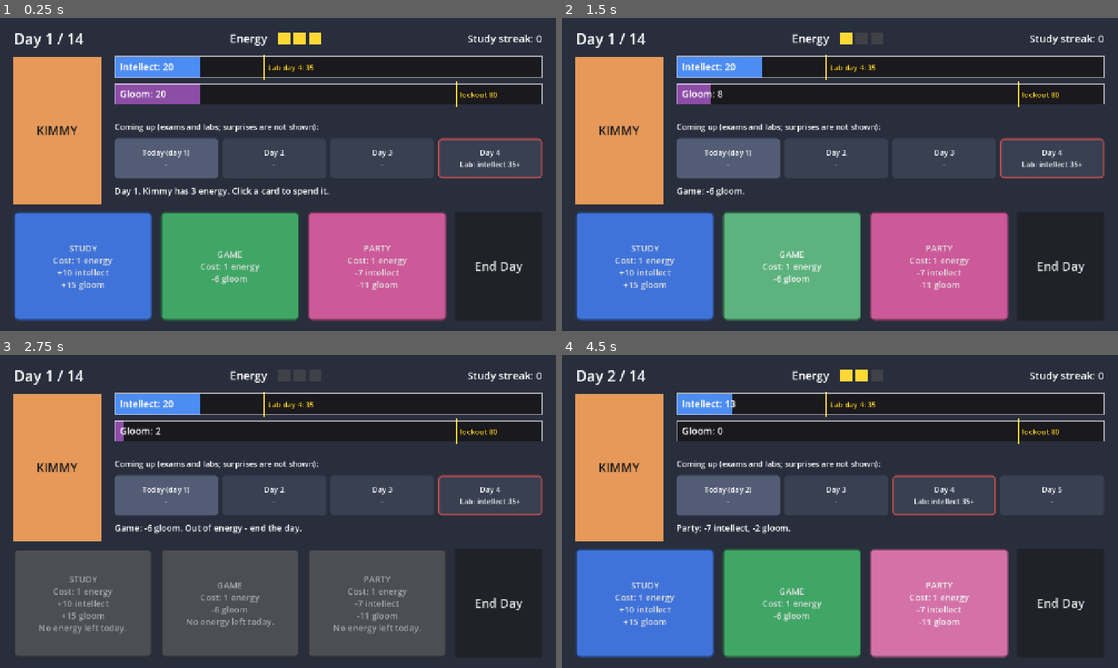
Above: before the commit, frames 1-4 (two rows, left to right).
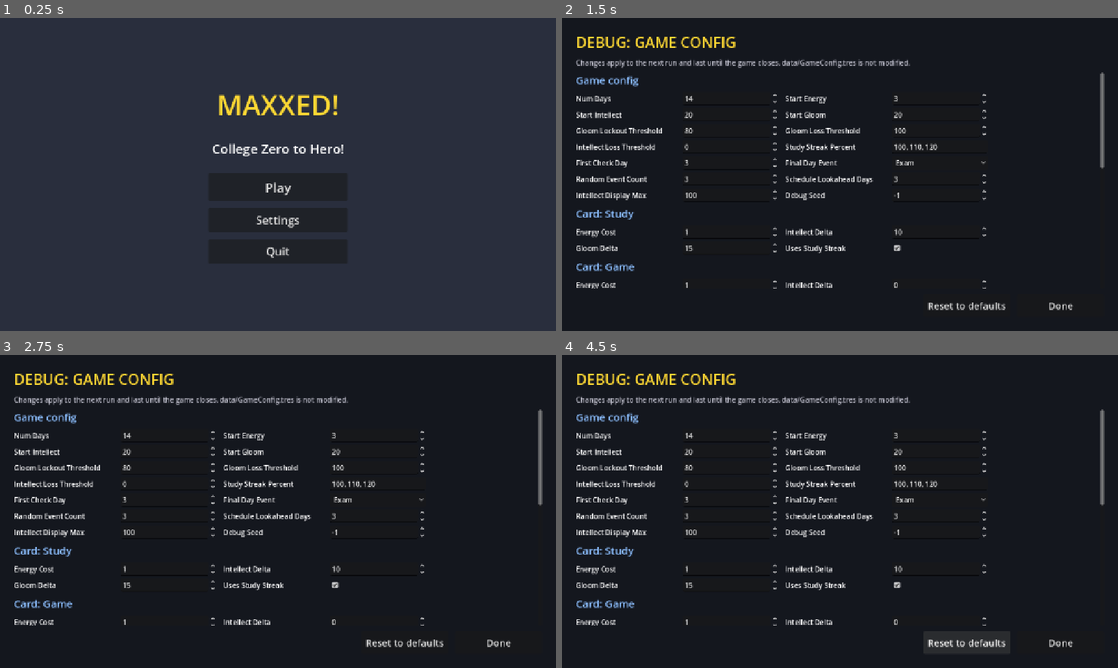
Above: after the commit, the same moments.

Repository: GehuRebus/MAXXED-zero-to-hero
Game: Godot game, scene res://scenes/start_menu.tscn
The game is run twice, just before and just after one commit, with the same random seed, the same clock (stepped at 60 frames per second) and the same inputs. Before the commit the project starts from res://scenes/main.tscn.
Inputs (mouse positions are in pixels of both pictures, inside the frame that each line leads up to):
- Up to frame 1 (0.25 s): no input
- Up to frame 2 (1.5 s): click (840, 221) at 0.5 s, where only the run after the commit has a clickable "Settings"; click (840, 215) at 1.25 s, where only the run after the commit has a clickable "Debug: game config"
- Up to frame 3 (2.75 s): click (278, 583) at 2 s, where only the run after the commit has a clickable "Back"
- Up to frame 4 (4.5 s): click (1062, 602) at 2.75 s, where only the run before the commit has a clickable "End Day"; click (940, 498) at 3.5 s, where only the run after the commit has a clickable "Exam"; click (967, 642) at 4.25 s, where only the run after the commit has a clickable "Reset to defaults"

The runs differ from the first frame. In frame 1, 50% of the frame differs, in the area x 2-98%, y 4-97%; in frame 2, 87%, in the area x 0-100%, y 0-100%; in frame 3, 86%; in frame 4, 86%.

Commit message:
Start menu, settings, and in-game debug config menu
- Start menu (Play / Settings / Quit) is now the main scene
- Menu button on the game screen; Main menu button on end screens
- GameSession holds a deep copy of GameConfig.tres for the session
- Settings -> Debug: game config (debug builds only): edit GameConfig,
  card and event tuning values; fields generated from exported
  properties; applies to the next run; session only, never writes
  GameConfig.tres; Reset to defaults
- 93 tests

Co-Authored-By: Claude Opus 5.5 <noreply@anthropic.com>

Diff:
--- a/project.godot
+++ b/project.godot
@@ -11,7 +11,7 @@
 [application]
 
 config/name="MAXXED! College Zero to Hero!"
-run/main_scene="res://scenes/main.tscn"
+run/main_scene="res://scenes/start_menu.tscn"
 config/features=PackedStringArray("4.7")
 
 [display]
--- /dev/null
+++ b/scenes/debug_menu.tscn
@@ -0,0 +1,12 @@
+[gd_scene format=3]
+
+[ext_resource type="Script" path="res://scripts/ui/debug_menu.gd" id="1_debug"]
+
+[node name="DebugMenu" type="Control"]
+layout_mode = 3
+anchors_preset = 15
+anchor_right = 1.0
+anchor_bottom = 1.0
+grow_horizontal = 2
+grow_vertical = 2
+script = ExtResource("1_debug")
--- a/scenes/game_over_overlay.tscn
+++ b/scenes/game_over_overlay.tscn
@@ -85,11 +85,23 @@
 theme_override_font_sizes/font_size = 15
 horizontal_alignment = 1
 
-[node name="RestartButton" type="Button" parent="Center/Panel/VBox"]
+[node name="Buttons" type="HBoxContainer" parent="Center/Panel/VBox"]
+layout_mode = 2
+alignment = 1
+theme_override_constants/separation = 20
+
+[node name="RestartButton" type="Button" parent="Center/Panel/VBox/Buttons"]
 unique_name_in_owner = true
 custom_minimum_size = Vector2(240, 64)
 layout_mode = 2
-size_flags_horizontal = 4
 focus_mode = 0
 theme_override_font_sizes/font_size = 28
 text = "Restart"
+
+[node name="MainMenuButton" type="Button" parent="Center/Panel/VBox/Buttons"]
+unique_name_in_owner = true
+custom_minimum_size = Vector2(200, 64)
+layout_mode = 2
+focus_mode = 0
+theme_override_font_sizes/font_size = 24
+text = "Main menu"
--- a/scenes/main.tscn
+++ b/scenes/main.tscn
@@ -74,6 +74,14 @@
 layout_mode = 2
 theme_override_font_sizes/font_size = 24
 text = "Study streak: 0"
+
+[node name="MenuButton" type="Button" parent="Margin/Layout/TopBar"]
+unique_name_in_owner = true
+custom_minimum_size = Vector2(100, 0)
+layout_mode = 2
+focus_mode = 0
+theme_override_font_sizes/font_size = 20
+text = "Menu"
 
 [node name="Middle" type="HBoxContainer" parent="Margin/Layout"]
 layout_mode = 2
--- /dev/null
+++ b/scenes/start_menu.tscn
@@ -0,0 +1,122 @@
+[gd_scene format=3]
+
+[ext_resource type="Script" path="res://scripts/ui/start_menu.gd" id="1_menu"]
+[ext_resource type="PackedScene" path="res://scenes/debug_menu.tscn" id="2_debug"]
+
+[node name="StartMenu" type="Control"]
+layout_mode = 3
+anchors_preset = 15
+anchor_right = 1.0
+anchor_bottom = 1.0
+grow_horizontal = 2
+grow_vertical = 2
+script = ExtResource("1_menu")
+
+[node name="Background" type="ColorRect" parent="."]
+layout_mode = 1
+anchors_preset = 15
+anchor_right = 1.0
+anchor_bottom = 1.0
+grow_horizontal = 2
+grow_vertical = 2
+color = Color(0.16, 0.18, 0.24, 1)
+
+[node name="Center" type="CenterContainer" parent="."]
+layout_mode = 1
+anchors_preset = 15
+anchor_right = 1.0
+anchor_bottom = 1.0
+grow_horizontal = 2
+grow_vertical = 2
+
+[node name="Stack" type="VBoxContainer" parent="Center"]
+layout_mode = 2
+theme_override_constants/separation = 36
+
+[node name="Title" type="Label" parent="Center/Stack"]
+layout_mode = 2
+theme_override_colors/font_color = Color(1, 0.85, 0.2, 1)
+theme_override_font_sizes/font_size = 64
+text = "MAXXED!"
+horizontal_alignment = 1
+
+[node name="Subtitle" type="Label" parent="Center/Stack"]
+layout_mode = 2
+theme_override_font_sizes/font_size = 30
+text = "College Zero to Hero!"
+horizontal_alignment = 1
+
+[node name="MainPanel" type="VBoxContainer" parent="Center/Stack"]
+unique_name_in_owner = true
+layout_mode = 2
+theme_override_constants/separation = 16
+
+[node name="PlayButton" type="Button" parent="Center/Stack/MainPanel"]
+unique_name_in_owner = true
+custom_minimum_size = Vector2(320, 64)
+layout_mode = 2
+size_flags_horizontal = 4
+focus_mode = 0
+theme_override_font_sizes/font_size = 30
+text = "Play"
+
+[node name="SettingsButton" type="Button" parent="Center/Stack/MainPanel"]
+unique_name_in_owner = true
+custom_minimum_size = Vector2(320, 56)
+layout_mode = 2
+size_flags_horizontal = 4
+focus_mode = 0
+theme_override_font_sizes/font_size = 26
+text = "Settings"
+
+[node name="QuitButton" type="Button" parent="Center/Stack/MainPanel"]
+unique_name_in_owner = true
+custom_minimum_size = Vector2(320, 56)
+layout_mode = 2
+size_flags_horizontal = 4
+focus_mode = 0
+theme_override_font_sizes/font_size = 26
+text = "Quit"
+
+[node name="SettingsPanel" type="VBoxContainer" parent="Center/Stack"]
+unique_name_in_owner = true
+visible = false
+layout_mode = 2
+theme_override_constants/separation = 16
+
+[node name="SettingsTitle" type="Label" parent="Center/Stack/SettingsPanel"]
+layout_mode = 2
+theme_override_font_sizes/font_size = 32
+text = "Settings"
+horizontal_alignment = 1
+
+[node name="NoSettingsLabel" type="Label" parent="Center/Stack/SettingsPanel"]
+unique_name_in_owner = true
+layout_mode = 2
+theme_override_colors/font_color = Color(0.7, 0.7, 0.75, 1)
+theme_override_font_sizes/font_size = 20
+text = "Nothing to configure yet."
+horizontal_alignment = 1
+
+[node name="DebugButton" type="Button" parent="Center/Stack/SettingsPanel"]
+unique_name_in_owner = true
+custom_minimum_size = Vector2(320, 56)
+layout_mode = 2
+size_flags_horizontal = 4
+focus_mode = 0
+theme_override_font_sizes/font_size = 26
+text = "Debug: game config"
+
+[node name="BackButton" type="Button" parent="Center/Stack/SettingsPanel"]
+unique_name_in_owner = true
+custom_minimum_size = Vector2(320, 56)
+layout_mode = 2
+size_flags_horizontal = 4
+focus_mode = 0
+theme_override_font_sizes/font_size = 26
+text = "Back"
+
+[node name="DebugMenu" parent="." instance=ExtResource("2_debug")]
+unique_name_in_owner = true
+visible = false
+layout_mode = 1
--- /dev/null
+++ b/scripts/core/game_session.gd
@@ -0,0 +1,26 @@
+class_name GameSession
+extends RefCounted
+## The GameConfig used by runs this session. It's a deep copy of
+## data/GameConfig.tres, so the debug menu can edit it freely: changes last
+## until the game closes and never touch the shipped data files.
+
+const CONFIG_PATH := "res://data/GameConfig.tres"
+
+static var _config: GameConfig
+
+
+static func config() -> GameConfig:
+	if _config == null:
+		reset()
+	return _config
+
+
+## Throws away debug edits and starts again from the shipped values.
+static func reset() -> void:
+	var shipped := load(CONFIG_PATH) as GameConfig
+	_config = shipped.duplicate_deep(Resource.DEEP_DUPLICATE_ALL) as GameConfig
+
+
+## The debug menu only exists in debug builds (editor runs, debug exports).
+static func debug_tools_enabled() -> bool:
+	return OS.is_debug_build()
--- /dev/null
+++ b/scripts/ui/debug_menu.gd
@@ -0,0 +1,208 @@
+class_name DebugMenu
+extends Control
+## In-game editor for the session's GameConfig, its cards and its events.
+## Fields are generated from exported properties, so new tuning values show
+## up automatically. Edits apply to the next run and last until the game
+## closes (see GameSession).
+
+signal closed
+
+const NOTE := "Changes apply to the next run and last until the game closes. data/GameConfig.tres is not modified."
+const INVALID_COLOR := Color(1, 0.45, 0.4, 1)
+
+## "section/property" -> editor control, e.g. "config/start_energy",
+## "card/study/gloom_delta", "event/exam/check_min". Used by tests.
+var fields: Dictionary[String, Control] = {}
+
+var _list: VBoxContainer
+var reset_button: Button
+var close_button: Button
+
+
+func _ready() -> void:
+	_build_chrome()
+	hide()
+
+
+func open() -> void:
+	rebuild()
+	show()
+
+
+func rebuild() -> void:
+	for child: Node in _list.get_children():
+		_list.remove_child(child)
+		child.free()
+	fields.clear()
+	var config := GameSession.config()
+	_add_section("Game config", config, "config")
+	for card: CardData in config.cards:
+		_add_section("Card: %s" % card.display_name, card, "card/%s" % card.id)
+	for event: EventData in config.events:
+		_add_section("Event: %s" % event.display_name, event, "event/%s" % event.id)
+
+
+# --- Building ---------------------------------------------------------------
+
+func _build_chrome() -> void:
+	set_anchors_preset(Control.PRESET_FULL_RECT)
+	var bg := ColorRect.new()
+	bg.color = Color(0.08, 0.09, 0.12, 1)
+	bg.set_anchors_preset(Control.PRESET_FULL_RECT)
+	add_child(bg)
+
+	var margin := MarginContainer.new()
+	margin.set_anchors_preset(Control.PRESET_FULL_RECT)
+	for side in ["left", "right", "top", "bottom"]:
+		margin.add_theme_constant_override("margin_" + side, 32)
+	add_child(margin)
+
+	var layout := VBoxContainer.new()
+	layout.add_theme_constant_override("separation", 12)
+	margin.add_child(layout)
+
+	var title := Label.new()
+	title.text = "DEBUG: GAME CONFIG"
+	title.add_theme_font_size_override("font_size", 34)
+	title.add_theme_color_override("font_color", Color(1, 0.85, 0.2, 1))
+	layout.add_child(title)
+
+	var note := Label.new()
+	note.text = NOTE
+	note.autowrap_mode = TextServer.AUTOWRAP_WORD_SMART
+	note.add_theme_color_override("font_color", Color(0.75, 0.75, 0.8, 1))
+	layout.add_child(note)
+
+	var scroll := ScrollContainer.new()
+	scroll.size_flags_vertical = Control.SIZE_EXPAND_FILL
+	scroll.horizontal_scroll_mode = ScrollContainer.SCROLL_MODE_DISABLED
+	layout.add_child(scroll)
+	_list = VBoxContainer.new()
+	_list.size_flags_horizontal = Control.SIZE_EXPAND_FILL
+	_list.add_theme_constant_override("separation", 10)
+	scroll.add_child(_list)
+
+	var buttons := HBoxContainer.new()
+	buttons.alignment = BoxContainer.ALIGNMENT_END
+	buttons.add_theme_constant_override("separation", 16)
+	layout.add_child(buttons)
+	reset_button = _button("Reset to defaults")
+	reset_button.pressed.connect(_on_reset)
+	buttons.add_child(reset_button)
+	close_button = _button("Done")
+	close_button.pressed.connect(_on_close)
+	buttons.add_child(close_button)
+
+
+func _add_section(title: String, res: Resource, key: String) -> void:
+	var header := Label.new()
+	header.text = title
+	header.add_theme_font_size_override("font_size", 24)
+	header.add_theme_color_override("font_color", Color(0.55, 0.75, 1, 1))
+	_list.add_child(header)
+
+	var grid := GridContainer.new()
+	grid.columns = 4
+	grid.add_theme_constant_override("h_separation", 16)
+	grid.add_theme_constant_override("v_separation", 6)
+	_list.add_child(grid)
+
+	for prop: Dictionary in res.get_property_list():
+		var usage: int = prop.usage
+		if not (usage & PROPERTY_USAGE_EDITOR) or not (usage & PROPERTY_USAGE_SCRIPT_VARIABLE):
+			continue
+		var editor := _editor_for(res, prop)
+		if editor == null:
+			continue
+		var label := Label.new()
+		label.text = String(prop.name).capitalize()
+		label.custom_minimum_size = Vector2(230, 0)
+		grid.add_child(label)
+		editor.custom_minimum_size = Vector2(220, 0)
+		grid.add_child(editor)
+		fields["%s/%s" % [key, prop.name]] = editor
+
+
+func _editor_for(res: Resource, prop: Dictionary) -> Control:
+	var prop_name: StringName = prop.name
+	var value: Variant = res.get(prop_name)
+	match prop.type:
+		TYPE_INT:
+			if prop.hint == PROPERTY_HINT_ENUM:
+				return null  # structural (event kind, checked stat), not a tuning number
+			return _int_editor(res, prop_name, value)
+		TYPE_BOOL:
+			var check := CheckBox.new()
+			check.button_pressed = value
+			check.toggled.connect(func(on: bool) -> void: res.set(prop_name, on))
+			return check
+		TYPE_ARRAY:
+			if value is Array and (value as Array).get_typed_builtin() == TYPE_INT:
+				return _int_array_editor(res, prop_name, value)
+		TYPE_OBJECT:
+			if res is GameConfig and prop_name == &"final_day_event":
+				return _final_event_editor(res as GameConfig)
+	return null
+
+
+func _int_editor(res: Resource, prop_name: StringName, value: int) -> SpinBox:
+	var spin := SpinBox.new()
+	spin.step = 1
+	spin.rounded = true
+	spin.allow_greater = true
+	spin.allow_lesser = true
+	spin.min_value = -1000
+	spin.max_value = 1000
+	spin.value = value
+	spin.value_changed.connect(func(v: float) -> void: res.set(prop_name, int(v)))
+	return spin
+
+
+func _int_array_editor(res: Resource, prop_name: StringName, value: Array) -> LineEdit:
+	var edit := LineEdit.new()
+	edit.text = ", ".join(value.map(func(v: int) -> String: return str(v)))
+	edit.placeholder_text = "comma-separated whole numbers"
+	edit.text_changed.connect(func(text: String) -> void:
+		var parsed: Array[int] = []
+		for part in text.split(",", false):
+			var trimmed := part.strip_edges()
+			if not trimmed.is_valid_int():
+				edit.add_theme_color_override("font_color", INVALID_COLOR)
+				return
+			parsed.append(trimmed.to_int())
+		edit.remove_theme_color_override("font_color")
+		res.set(prop_name, parsed))
+	return edit
+
+
+func _final_event_editor(config: GameConfig) -> OptionButton:
+	var option := OptionButton.new()
+	option.add_item("(none)")
+	var choices: Array[EventData] = [null]
+	for event: EventData in config.check_events():
+		option.add_item(event.display_name)
+		choices.append(event)
+	option.selected = maxi(choices.find(config.final_day_event), 0)
+	option.item_selected.connect(func(i: int) -> void: config.final_day_event = choices[i])
+	return option
+
+
+func _button(text: String) -> Button:
+	var button := Button.new()
+	button.text = text
+	button.custom_minimum_size = Vector2(200, 52)
+	button.focus_mode = Control.FOCUS_NONE
+	button.add_theme_font_size_override("font_size", 22)
+	return button
+
+
+# --- Actions ------------------------------------------------------------------
+
+func _on_reset() -> void:
+	GameSession.reset()
+	rebuild()
+
+
+func _on_close() -> void:
+	hide()
+	closed.emit()
--- a/scripts/ui/game_over_overlay.gd
+++ b/scripts/ui/game_over_overlay.gd
@@ -4,6 +4,7 @@
 ## offers a restart.
 
 signal restart_requested
+signal menu_requested
 
 const LOSE_COLOR := Color(1, 0.45, 0.4, 1)
 const WIN_COLOR := Color(0.45, 0.9, 0.5, 1)
@@ -14,12 +15,14 @@
 @onready var summary_label: Label = %SummaryLabel
 @onready var seed_label: Label = %SeedLabel
 @onready var restart_button: Button = %RestartButton
+@onready var menu_button: Button = %MainMenuButton
 
 var is_win: bool = false
 
 
 func _ready() -> void:
 	restart_button.pressed.connect(func() -> void: restart_requested.emit())
+	menu_button.pressed.connect(func() -> void: menu_requested.emit())
 	hide()
 
 
--- a/scripts/ui/main_screen.gd
+++ b/scripts/ui/main_screen.gd
@@ -5,7 +5,12 @@
 const PIP_FULL := Color(1, 0.85, 0.2, 1)
 const PIP_EMPTY := Color(0.25, 0.25, 0.28, 1)
 
-@export var config: GameConfig = preload("res://data/GameConfig.tres")
+const MENU_SCENE := "res://scenes/start_menu.tscn"
+
+## Leave empty to use the session config (which the debug menu edits).
+@export var config: GameConfig
+## Tests turn this off so the Menu buttons don't swap out the test scene.
+var navigate: bool = true
 
 var run: RunState
 var card_buttons: Array[CardButton] = []
@@ -22,12 +27,17 @@
 @onready var game_over_overlay: GameOverOverlay = %GameOverOverlay
 @onready var event_popup: EventPopup = %EventPopup
 @onready var schedule_strip: ScheduleStrip = %ScheduleStrip
+@onready var menu_button: Button = %MenuButton
 
 ## end_day() result waiting for the event popup to close.
 var _pending_result: Dictionary = {}
 
 
 func _ready() -> void:
+	if config == null:
+		config = GameSession.config()
+	menu_button.pressed.connect(go_to_menu)
+	game_over_overlay.menu_requested.connect(go_to_menu)
 	end_day_button.pressed.connect(_on_end_day_pressed)
 	game_over_overlay.restart_requested.connect(start_run)
 	event_popup.closed.connect(_on_event_popup_closed)
@@ -124,6 +134,11 @@
 			log_label.text += " Kimmy is too gloomy to study today."
 
 
+func go_to_menu() -> void:
+	if navigate:
+		get_tree().change_scene_to_file(MENU_SCENE)
+
+
 func _on_event_popup_closed() -> void:
 	if run.is_over() and not _pending_result.is_empty():
 		_show_end_screen(_pending_result)
--- /dev/null
+++ b/scripts/ui/start_menu.gd
@@ -0,0 +1,46 @@
+class_name StartMenu
+extends Control
+## Title screen: Play, Settings (with the debug config menu in debug builds),
+## Quit.
+
+const GAME_SCENE := "res://scenes/main.tscn"
+
+## Tests turn this off so pressing Play doesn't swap out the test scene.
+var navigate: bool = true
+
+@onready var main_panel: Control = %MainPanel
+@onready var settings_panel: Control = %SettingsPanel
+@onready var play_button: Button = %PlayButton
+@onready var settings_button: Button = %SettingsButton
+@onready var quit_button: Button = %QuitButton
+@onready var debug_button: Button = %DebugButton
+@onready var no_settings_label: Label = %NoSettingsLabel
+@onready var back_button: Button = %BackButton
+@onready var debug_menu: DebugMenu = %DebugMenu
+
+
+func _ready() -> void:
+	play_button.pressed.connect(_on_play)
+	settings_button.pressed.connect(show_settings)
+	quit_button.pressed.connect(func() -> void: get_tree().quit())
+	back_button.pressed.connect(show_main)
+	debug_button.pressed.connect(debug_menu.open)
+	var debug := GameSession.debug_tools_enabled()
+	debug_button.visible = debug
+	no_settings_label.visible = not debug
+	show_main()
+
+
+func show_main() -> void:
+	main_panel.show()
+	settings_panel.hide()
+
+
+func show_settings() -> void:
+	main_panel.hide()
+	settings_panel.show()
+
+
+func _on_play() -> void:
+	if navigate:
+		get_tree().change_scene_to_file(GAME_SCENE)
--- /dev/null
+++ b/tests/unit/test_menus.gd
@@ -0,0 +1,184 @@
+extends GutTest
+## Start menu, settings, the debug config menu, and the session config.
+
+var menu: StartMenu
+
+
+func before_each() -> void:
+	GameSession.reset()
+	menu = (load("res://scenes/start_menu.tscn") as PackedScene).instantiate() as StartMenu
+	menu.navigate = false
+	add_child_autofree(menu)
+
+
+func after_each() -> void:
+	GameSession.reset()  # don't leak debug edits into other tests
+
+
+func _debug() -> DebugMenu:
+	menu.settings_button.pressed.emit()
+	menu.debug_button.pressed.emit()
+	return menu.debug_menu
+
+
+func _spin(key: String) -> SpinBox:
+	return menu.debug_menu.fields[key] as SpinBox
+
+
+func _game_screen() -> MainScreen:
+	var screen := (load("res://scenes/main.tscn") as PackedScene).instantiate() as MainScreen
+	screen.navigate = false
+	add_child_autofree(screen)
+	return screen
+
+
+# --- GameSession -------------------------------------------------------------
+
+func test_session_config_is_a_copy_of_shipped_data() -> void:
+	var session := GameSession.config()
+	var shipped := load(GameSession.CONFIG_PATH) as GameConfig
+	assert_ne(session, shipped)
+	assert_eq(session.start_energy, shipped.start_energy)
+	assert_same(GameSession.config(), session, "one config per session")
+	session.get_card(&"study").gloom_delta = 1
+	session.study_streak_percent[0] = 1
+	assert_eq(shipped.get_card(&"study").gloom_delta, 15, "shipped card untouched")
+	assert_eq(shipped.study_streak_percent[0], 100, "shipped array untouched")
+	assert_same(session.final_day_event, session.get_event(&"exam"), "references stay inside the copy")
+
+
+func test_session_reset() -> void:
+	GameSession.config().start_energy = 9
+	GameSession.reset()
+	assert_eq(GameSession.config().start_energy, 3)
+
+
+# --- Start menu ----------------------------------------------------------------
+
+func test_start_menu_buttons() -> void:
+	assert_true(menu.main_panel.visible)
+	assert_false(menu.settings_panel.visible)
+	assert_eq(menu.play_button.text, "Play")
+	assert_eq(menu.settings_button.text, "Settings")
+	assert_eq(menu.quit_button.text, "Quit")
+
+
+func test_settings_and_back() -> void:
+	menu.settings_button.pressed.emit()
+	assert_false(menu.main_panel.visible)
+	assert_true(menu.settings_panel.visible)
+	menu.back_button.pressed.emit()
+	assert_true(menu.main_panel.visible)
+	assert_false(menu.settings_panel.visible)
+
+
+func test_debug_button_only_in_debug_builds() -> void:
+	assert_eq(menu.debug_button.visible, OS.is_debug_build())
+	assert_eq(menu.no_settings_label.visible, not OS.is_debug_build())
+
+
+func test_debug_menu_opens_and_closes() -> void:
+	var debug := _debug()
+	assert_true(debug.visible)
+	debug.close_button.pressed.emit()
+	assert_false(debug.visible)
+	assert_true(menu.settings_panel.visible, "back on the settings screen")
+
+
+# --- Debug menu fields --------------------------------------------------------
+
+func test_debug_menu_lists_tuning_fields() -> void:
+	var fields := _debug().fields
+	for key in [
+		"config/num_days", "config/start_energy", "config/start_intellect",
+		"config/start_gloom", "config/gloom_lockout_threshold", "config/gloom_loss_threshold",
+		"config/intellect_loss_threshold", "config/study_streak_percent",
+		"config/first_check_day", "config/final_day_event", "config/random_event_count",
+		"config/schedule_lookahead_days", "config/debug_seed",
+		"card/study/energy_cost", "card/study/intellect_delta", "card/study/gloom_delta",
+		"card/study/uses_study_streak", "card/game/gloom_delta", "card/party/intellect_delta",
+		"event/exam/check_min", "event/exam/count_per_run", "event/lab/gloom_delta",
+		"event/study_group/intellect_delta", "event/bad_news/gloom_delta",
+	]:
+		assert_has(fields, key)
+	for key in ["event/exam/kind", "event/exam/check_stat", "card/study/id",
+			"card/study/display_name", "card/study/color", "config/cards"]:
+		assert_does_not_have(fields, key, "%s is not a tuning number" % key)
+
+
+func test_spinbox_edits_session_config() -> void:
+	_debug()
+	_spin("config/start_energy").value = 5
+	_spin("card/study/gloom_delta").value = 4
+	_spin("event/exam/check_min").value = 42
+	var config := GameSession.config()
+	assert_eq(config.start_energy, 5)
+	assert_eq(config.get_card(&"study").gloom_delta, 4)
+	assert_eq(config.get_event(&"exam").check_min, 42)
+
+
+func test_bool_edit() -> void:
+	var check := _debug().fields["card/study/uses_study_streak"] as CheckBox
+	assert_true(check.button_pressed)
+	check.button_pressed = false
+	assert_false(GameSession.config().get_card(&"study").uses_study_streak)
+
+
+func test_int_array_edit() -> void:
+	var edit := _debug().fields["config/study_streak_percent"] as LineEdit
+	assert_eq(edit.text, "100, 110, 120")
+	edit.text_changed.emit("100, 150, 200, 250")
+	assert_eq(GameSession.config().study_streak_percent, [100, 150, 200, 250] as Array[int])
+	edit.text_changed.emit("100, oops")
+	assert_eq(GameSession.config().study_streak_percent, [100, 150, 200, 250] as Array[int],
+			"invalid text is ignored")
+	assert_true(edit.has_theme_color_override("font_color"), "invalid text is highlighted")
+
+
+func test_final_day_event_edit() -> void:
+	var option := _debug().fields["config/final_day_event"] as OptionButton
+	assert_eq(option.get_item_text(option.selected), "Exam")
+	option.item_selected.emit(0)
+	assert_null(GameSession.config().final_day_event)
+
+
+func test_reset_button_restores_defaults_and_fields() -> void:
+	var debug := _debug()
+	_spin("config/start_energy").value = 7
+	debug.reset_button.pressed.emit()
+	assert_eq(GameSession.config().start_energy, 3)
+	assert_eq(_spin("config/start_energy").value, 3.0, "fields rebuilt from the fresh config")
+
+
+# --- Edits reach the next run ----------------------------------------------------
+
+func test_next_run_uses_debug_edits() -> void:
+	_debug()
+	_spin("config/start_energy").value = 5
+	_spin("config/start_intellect").value = 44
+	_spin("card/game/gloom_delta").value = -20
+	var screen := _game_screen()
+	assert_eq(screen.run.energy, 5)
+	assert_eq(screen.energy_pips.get_child_count(), 5)
+	assert_eq(screen.intellect_bar.value, 44)
+	for button: CardButton in screen.card_buttons:
+		if button.card.id == &"game":
+			assert_string_contains(button.text, "-20 gloom")
+
+
+func test_fixed_seed_from_debug_menu() -> void:
+	_debug()
+	_spin("config/debug_seed").value = 77
+	var screen := _game_screen()
+	assert_eq(screen.run.rng_seed, 77)
+	assert_true(screen.run.seed_was_fixed)
+
+
+# --- Game screen menu buttons ---------------------------------------------------
+
+func test_game_has_menu_buttons() -> void:
+	var screen := _game_screen()
+	assert_eq(screen.menu_button.text, "Menu")
+	watch_signals(screen.game_over_overlay)
+	screen.game_over_overlay.menu_button.pressed.emit()
+	assert_signal_emitted(screen.game_over_overlay, "menu_requested")
Not shown, added: scripts/core/game_session.gd.uid
Not shown, added: scripts/ui/debug_menu.gd.uid
Not shown, added: scripts/ui/start_menu.gd.uid
Not shown, added: tests/unit/test_menus.gd.uid
